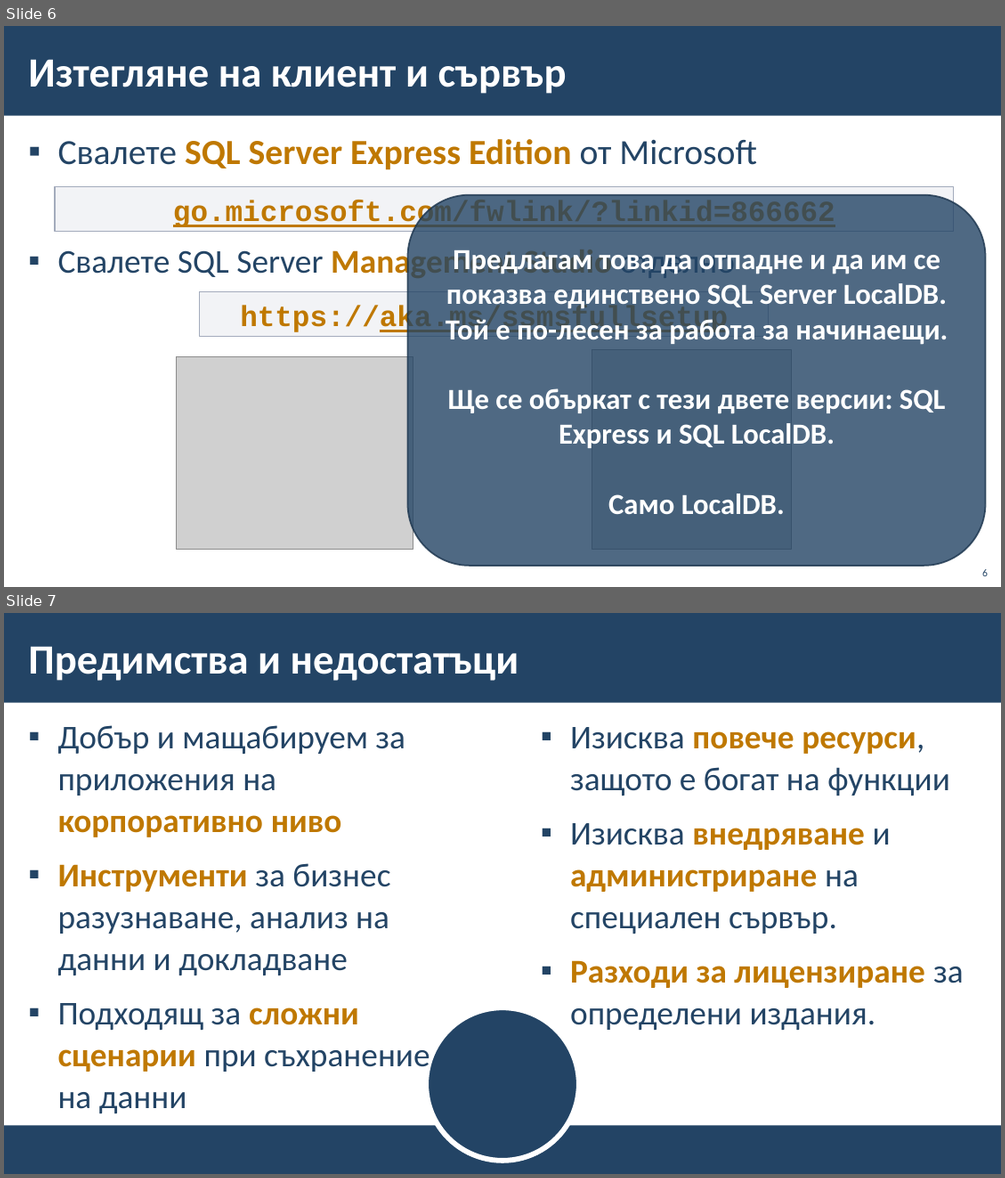
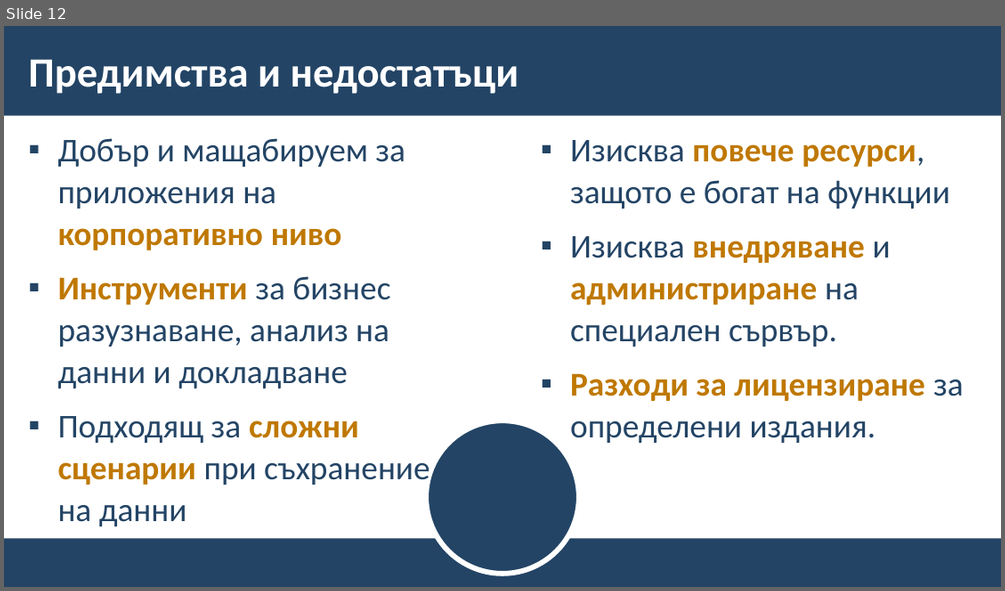
Before and after one commit to BG-IT-Edu/School-Programming, a slide deck: Courses/Software-Sciences/Module-3-Databases-New/03-Intro-to-MS-SQL-Server/03-Intro-to-MS-SQL-Server.pptx. Shown one above the other, each under a label of ours: slides 6 and 7 before the commit, slide 12 after it. The pictures are 1005x1178 and 1005x591 pixels, drawn with LibreOffice and Linux fonts; fonts in the diff are those of the drawing; grey boxes stand for pictures; background and template pictures are left out. Boxes give left, top, right and bottom in pixels: in the first picture for what was removed or moved away, otherwise in the second. Text is boxed around its words. In the diff, an @@ line names an element or a change of style, - is before the commit and + after.

Commit message:
Adding step-by-step installation of LocalDB

```diff
--- a/Courses/Software-Sciences/Module-3-Databases-New/03-Intro-to-MS-SQL-Server/03-Intro-to-MS-SQL-Server.pptx
+++ b/Courses/Software-Sciences/Module-3-Databases-New/03-Intro-to-MS-SQL-Server/03-Intro-to-MS-SQL-Server.pptx
@@ slide 6 removed at [4, 26, 1001, 587], background #FFFFFF; not listed: 1 template element that a slide beside it also shows @@
@@ title removed at [28, 59, 566, 94] @@
-Изтегляне на клиент и сървър
@@ text removed at [58, 139, 757, 281] @@
-▪ Свалете SQL Server Express Edition от Microsoft
-▪ Свалете SQL Server Management Studio отделно
@@ rectangle removed at [55, 187, 954, 232] @@
-go.microsoft.com/fwlink/?linkid=866662
@@ rounded rectangle removed at [408, 195, 986, 566] @@
-Предлагам това да отпадне и да им се показва единствено SQL Server LocalDB. Той е по-лесен за работа за начинаещи.
-Ще се объркат с тези двете версии: SQL Express и SQL LocalDB.
-Само LocalDB.
@@ rectangle removed at [200, 292, 769, 338] @@
-https://aka.ms/ssmsfullsetup
@@ picture removed at [177, 357, 413, 549] @@
@@ picture removed at [591, 350, 792, 549] @@
@@ page number removed at [982, 569, 987, 576] @@
-6
@@ what was slide 7 is now slide 12 @@
```
Also in this commit, not shown: 6 slides added.
